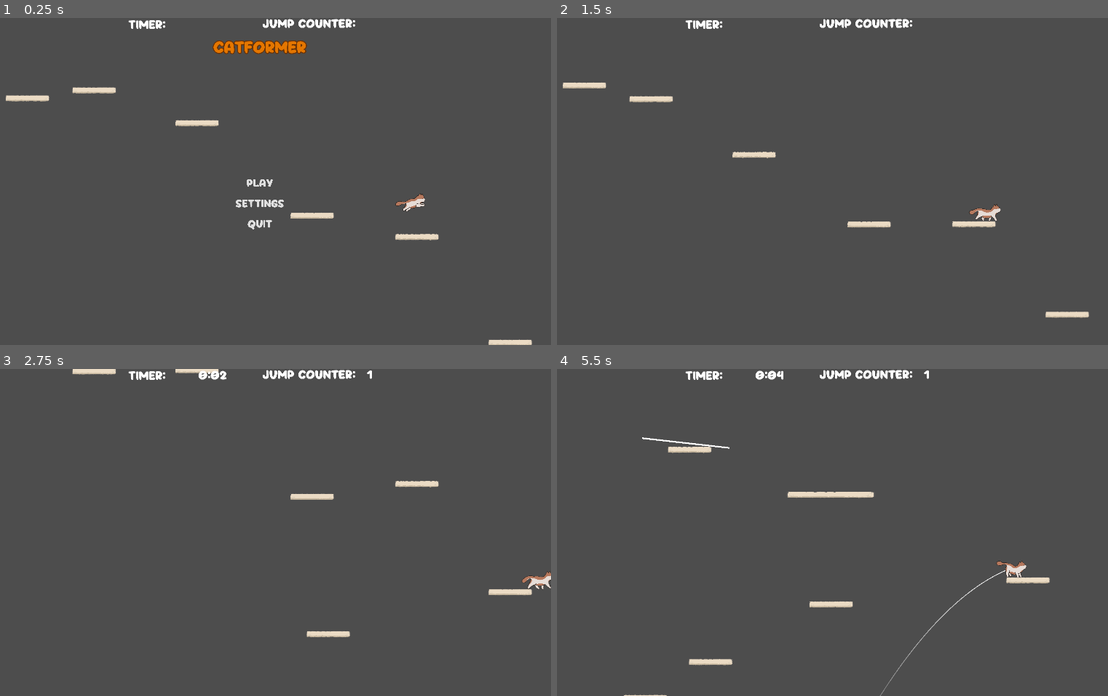
Above: before the commit, frames 1-4 (two rows, left to right).
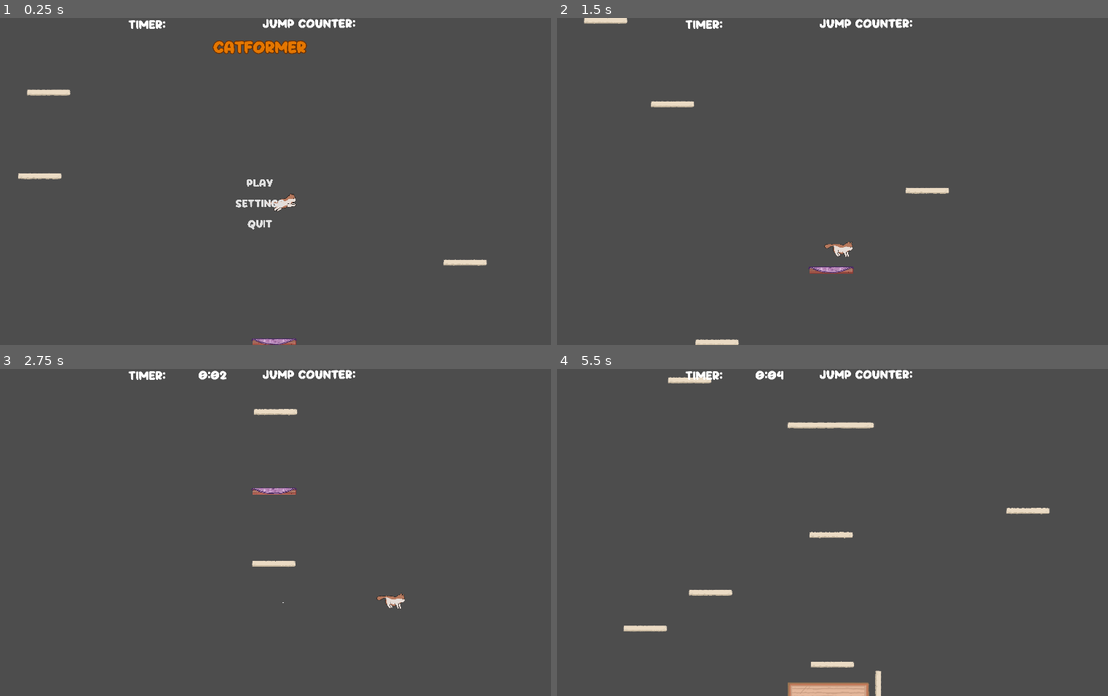
Above: after the commit, the same moments.

Repository: speedacm/Game-Dev-Catformer
Game: Godot game, scene res://Scenes/main.tscn
The game is run twice, just before and just after one commit, with the same random seed, the same clock (stepped at 60 frames per second) and the same inputs.
Inputs (mouse positions are in pixels of both pictures, inside the frame that each line leads up to):
- Up to frame 1 (0.25 s): no input
- Up to frame 2 (1.5 s): click "Play" at 0.5 s; move the mouse to (942, 165) at 1.27 s; hold D (right) from 1.28 s (still down); tap C (c) at 1.35 s; click (942, 165) at 1.42 s
- Up to frame 3 (2.75 s): release D (right) at 2 s; drag from (143, 548) to (231, 597) at 2.02 s
- Up to frame 4 (5.5 s): move the mouse to (876, 460) at 2.77 s; hold A (left) 2.78-3.5 s; tap C (c) at 2.85, 4.55 s; drag from (788, 597) to (639, 483) at 3.52 s; move the mouse to (992, 581) at 4.27 s; hold D (right) 4.28-5 s; tap Space (space) at 4.35 s; drag from (639, 483) to (727, 450) at 5.02 s

The runs differ from the first frame. In frame 1, 1.7% of the frame differs, in the area x 1-97%, y 21-100%; in frame 2, 1.9%; in frame 3, 1.5%; in frame 4, 3.1%, in the area x 12-90%, y 0-100%.

Commit message:
level 4 start

Diff:
--- a/Scenes/Cat.tscn
+++ b/Scenes/Cat.tscn
@@ -16,7 +16,7 @@
 vel_multiplier = 2.0
 
 [node name="player" parent="." instance=ExtResource("3_ve8hx")]
-position = Vector2(877, -23097)
+position = Vector2(26, -26087)
 
 [node name="Trajectory" parent="." instance=ExtResource("4_0du1n")]
 points = PackedVector2Array(-31, -16033)
--- a/Scenes/level_3.tscn
+++ b/Scenes/level_3.tscn
@@ -119,9 +119,6 @@
 [node name="MovingPlatform11" parent="." instance=ExtResource("2_svbia")]
 position = Vector2(-1633, -7100)
 
-[node name="platform" parent="MovingPlatform11" index="0"]
-position = Vector2(1, 0)
-
 [node name="AnimationPlayer" parent="MovingPlatform11/platform" index="2"]
 autoplay = "hor6"
 
--- /dev/null
+++ b/Scenes/level_4.tscn
@@ -0,0 +1,12 @@
+[gd_scene load_steps=3 format=3 uid="uid://bkr0335rgledp"]
+
+[ext_resource type="PackedScene" path="res://Scenes/jumpguide.tscn" id="1_r61oo"]
+[ext_resource type="PackedScene" uid="uid://cxuchcpo4q2cs" path="res://Scenes/platform.tscn" id="2_wc3e3"]
+
+[node name="level_4" type="Node2D"]
+
+[node name="Node2D" parent="." instance=ExtResource("1_r61oo")]
+position = Vector2(-7, -19)
+
+[node name="platform2" parent="." instance=ExtResource("2_wc3e3")]
+position = Vector2(-1520, 0)
--- a/Scenes/main.tscn
+++ b/Scenes/main.tscn
@@ -6,6 +6,7 @@
 [ext_resource type="PackedScene" path="res://Scenes/ui/ui.tscn" id="4_16v5a"]
 [ext_resource type="PackedScene" uid="uid://oq3ifdx0g0si" path="res://Scenes/level_2.tscn" id="5_woty0"]
 [ext_resource type="PackedScene" uid="uid://cs02sbkdnpr5c" path="res://Scenes/level_3.tscn" id="6_quqe4"]
+[ext_resource type="PackedScene" uid="uid://bkr0335rgledp" path="res://Scenes/level_4.tscn" id="7_m8xd0"]
 
 [node name="Main" type="Node2D"]
 
@@ -24,3 +25,6 @@
 
 [node name="level_3" parent="." instance=ExtResource("6_quqe4")]
 position = Vector2(-23, -19165)
+
+[node name="level_4" parent="." instance=ExtResource("7_m8xd0")]
+position = Vector2(10, -26817)
--- a/Scenes/movingPlatform.tscn
+++ b/Scenes/movingPlatform.tscn
@@ -53,6 +53,57 @@
 "values": [Vector2(0, 0), Vector2(2000, 0), Vector2(0, 0)]
 }
 
+[sub_resource type="Animation" id="Animation_i3ju7"]
+resource_name = "hor4"
+length = 10.0
+loop_mode = 1
+tracks/0/type = "value"
+tracks/0/imported = false
+tracks/0/enabled = true
+tracks/0/path = NodePath(".:position")
+tracks/0/interp = 1
+tracks/0/loop_wrap = true
+tracks/0/keys = {
+"times": PackedFloat32Array(0, 5, 10),
+"transitions": PackedFloat32Array(1, 1, 1),
+"update": 0,
+"values": [Vector2(1, 0), Vector2(3000, 0), Vector2(1, 0)]
+}
+
+[sub_resource type="Animation" id="Animation_bn677"]
+resource_name = "hor4_2"
+length = 12.0
+loop_mode = 1
+tracks/0/type = "value"
+tracks/0/imported = false
+tracks/0/enabled = true
+tracks/0/path = NodePath(".:position")
+tracks/0/interp = 1
+tracks/0/loop_wrap = true
+tracks/0/keys = {
+"times": PackedFloat32Array(0, 6, 12),
+"transitions": PackedFloat32Array(1, 1, 1),
+"update": 0,
+"values": [Vector2(1, 0), Vector2(-3000, 0), Vector2(1, 0)]
+}
+
+[sub_resource type="Animation" id="Animation_qme1w"]
+resource_name = "hor5_2"
+length = 15.0
+loop_mode = 1
+tracks/0/type = "value"
+tracks/0/imported = false
+tracks/0/enabled = true
+tracks/0/path = NodePath(".:position")
+tracks/0/interp = 1
+tracks/0/loop_wrap = true
+tracks/0/keys = {
+"times": PackedFloat32Array(0, 7.5, 15),
+"transitions": PackedFloat32Array(1, 1, 1),
+"update": 0,
+"values": [Vector2(1, 0), Vector2(3000, 0), Vector2(1, 0)]
+}
+
 [sub_resource type="Animation" id="Animation_dg2ue"]
 resource_name = "movementLoop"
 length = 2.0
@@ -170,57 +221,6 @@
 "transitions": PackedFloat32Array(1, 1, 1),
 "update": 0,
 "values": [Vector2(1, 0), Vector2(1, 450), Vector2(1, 0)]
-}
-
-[sub_resource type="Animation" id="Animation_i3ju7"]
-resource_name = "hor4"
-length = 10.0
-loop_mode = 1
-tracks/0/type = "value"
-tracks/0/imported = false
-tracks/0/enabled = true
-tracks/0/path = NodePath(".:position")
-tracks/0/interp = 1
-tracks/0/loop_wrap = true
-tracks/0/keys = {
-"times": PackedFloat32Array(0, 5, 10),
-"transitions": PackedFloat32Array(1, 1, 1),
-"update": 0,
-"values": [Vector2(1, 0), Vector2(3000, 0), Vector2(1, 0)]
-}
-
-[sub_resource type="Animation" id="Animation_bn677"]
-resource_name = "hor4_2"
-length = 12.0
-loop_mode = 1
-tracks/0/type = "value"
-tracks/0/imported = false
-tracks/0/enabled = true
-tracks/0/path = NodePath(".:position")
-tracks/0/interp = 1
-tracks/0/loop_wrap = true
-tracks/0/keys = {
-"times": PackedFloat32Array(0, 6, 12),
-"transitions": PackedFloat32Array(1, 1, 1),
-"update": 0,
-"values": [Vector2(1, 0), Vector2(-3000, 0), Vector2(1, 0)]
-}
-
-[sub_resource type="Animation" id="Animation_qme1w"]
-resource_name = "hor5_2"
-length = 15.0
-loop_mode = 1
-tracks/0/type = "value"
-tracks/0/imported = false
-tracks/0/enabled = true
-tracks/0/path = NodePath(".:position")
-tracks/0/interp = 1
-tracks/0/loop_wrap = true
-tracks/0/keys = {
-"times": PackedFloat32Array(0, 7.5, 15),
-"transitions": PackedFloat32Array(1, 1, 1),
-"update": 0,
-"values": [Vector2(1, 0), Vector2(3000, 0), Vector2(1, 0)]
 }
 
 [sub_resource type="AnimationLibrary" id="AnimationLibrary_r4ejq"]
@@ -243,7 +243,6 @@
 [node name="MovingPlatform" type="Node2D"]
 
 [node name="platform" parent="." instance=ExtResource("1_i30jq")]
-position = Vector2(1250.58, 0)
 
 [node name="AnimationPlayer" type="AnimationPlayer" parent="platform"]
 libraries = {
Not shown: 1 places in Scenes/main.tscn that only renumber resources
